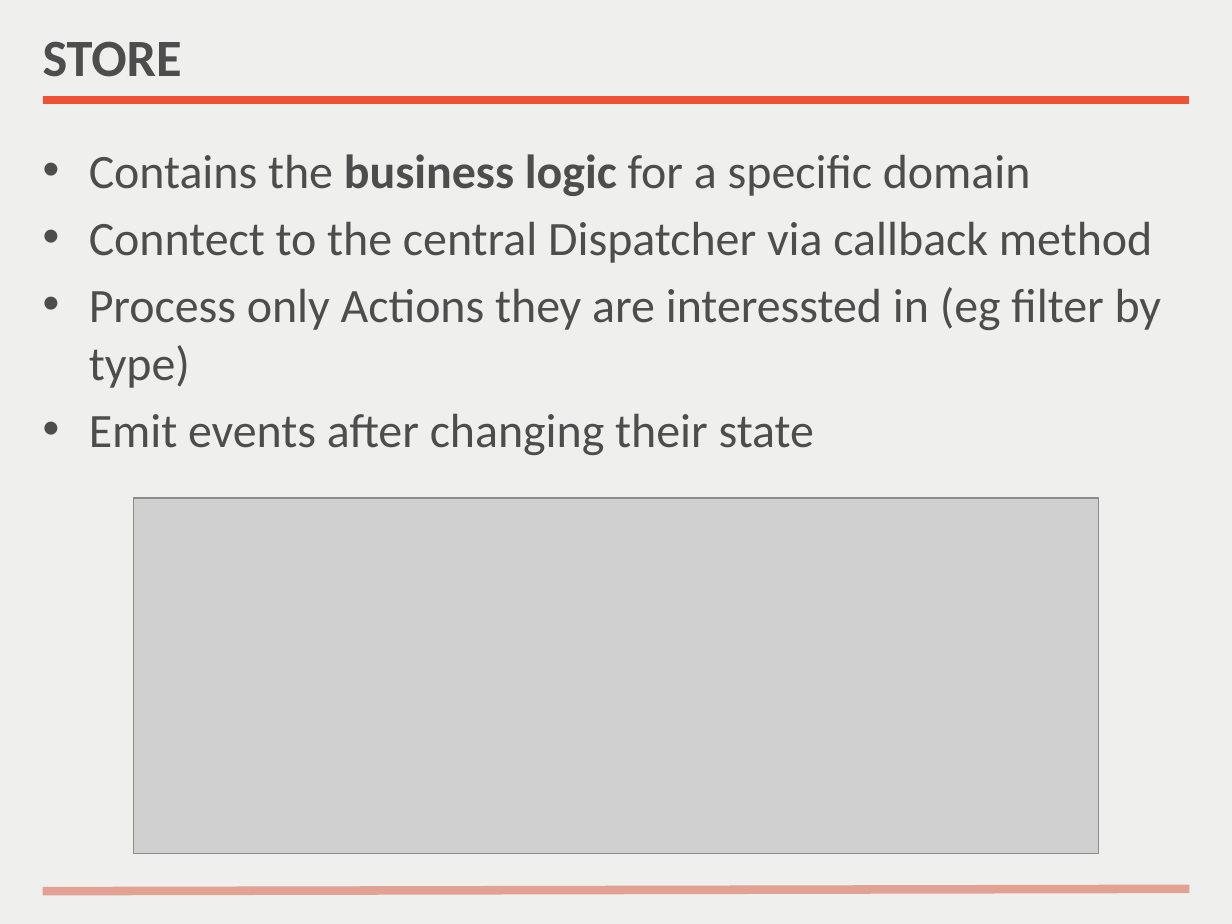
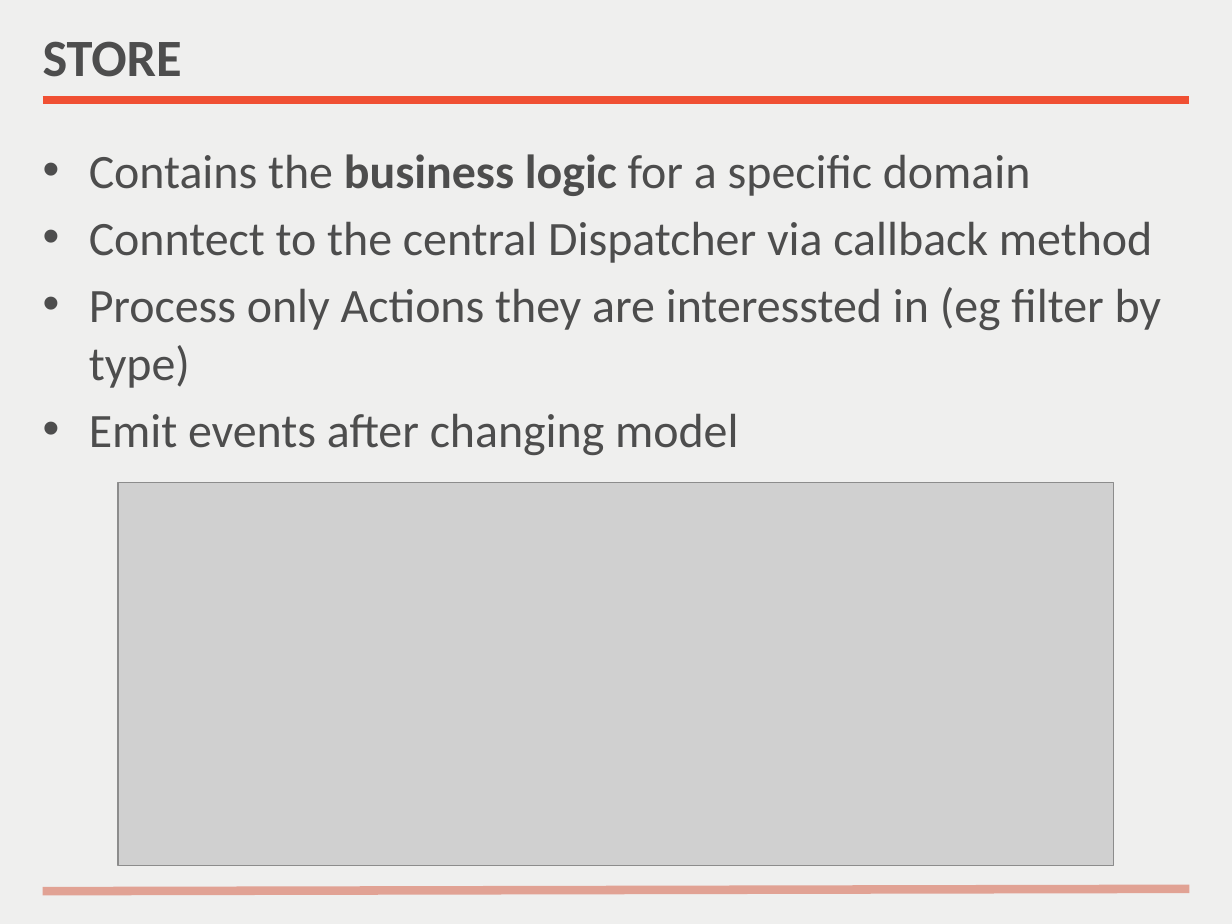
Before and after one commit to nilshartmann/react-meetup-flux, a slide deck: slide 18 of Flux Introduction.pptx. Drawn at 1232x924 pixels with LibreOffice and Linux fonts; fonts in the diff are those of the drawing; grey boxes stand for pictures. Boxes give left, top, right and bottom in pixels: in the first picture for what was removed or moved away, otherwise in the second. Text is boxed around its words. In the diff, an @@ line names an element or a change of style, - is before the commit and + after.

```diff
--- a/Flux Introduction.pptx
+++ b/Flux Introduction.pptx
@@ text at (x1=89, y1=413, x2=738, y2=455): text changed @@
-• Emit events after changing their state
+• Emit events after changing model
@@ picture resized from (x1=133, y1=498, x2=1098, y2=854) to (x1=118, y1=483, x2=1114, y2=866) @@
```
Also in this commit, not shown: 3 other slides changed, 1 slide added, 1 slide removed, 1 other file.
